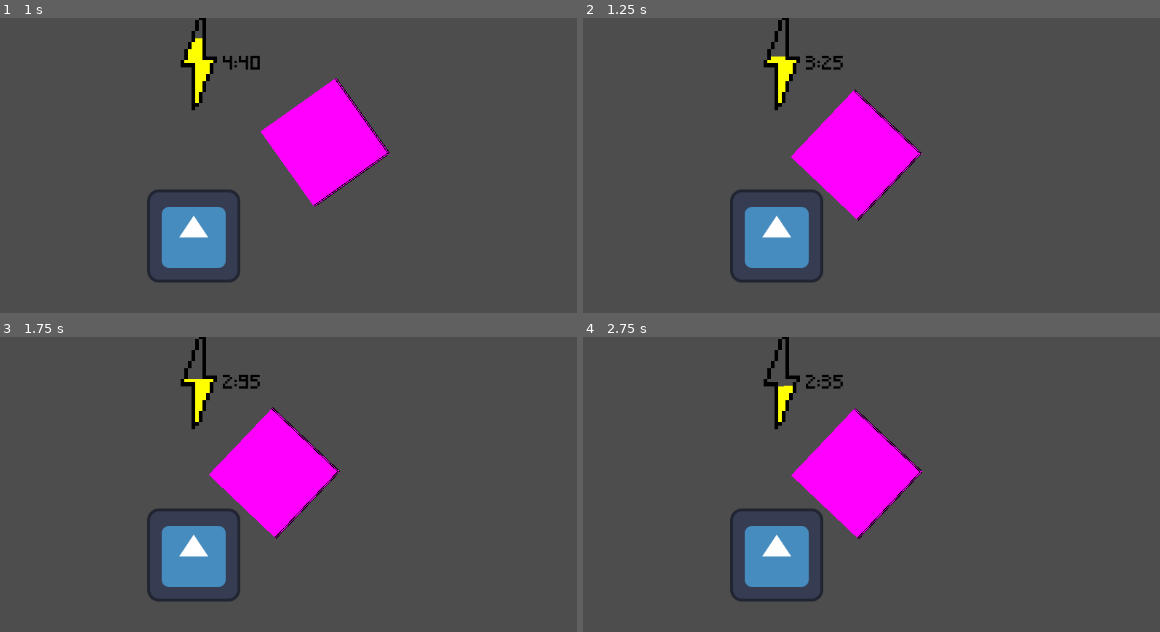
Above: before the commit, frames 1-4 (two rows, left to right).
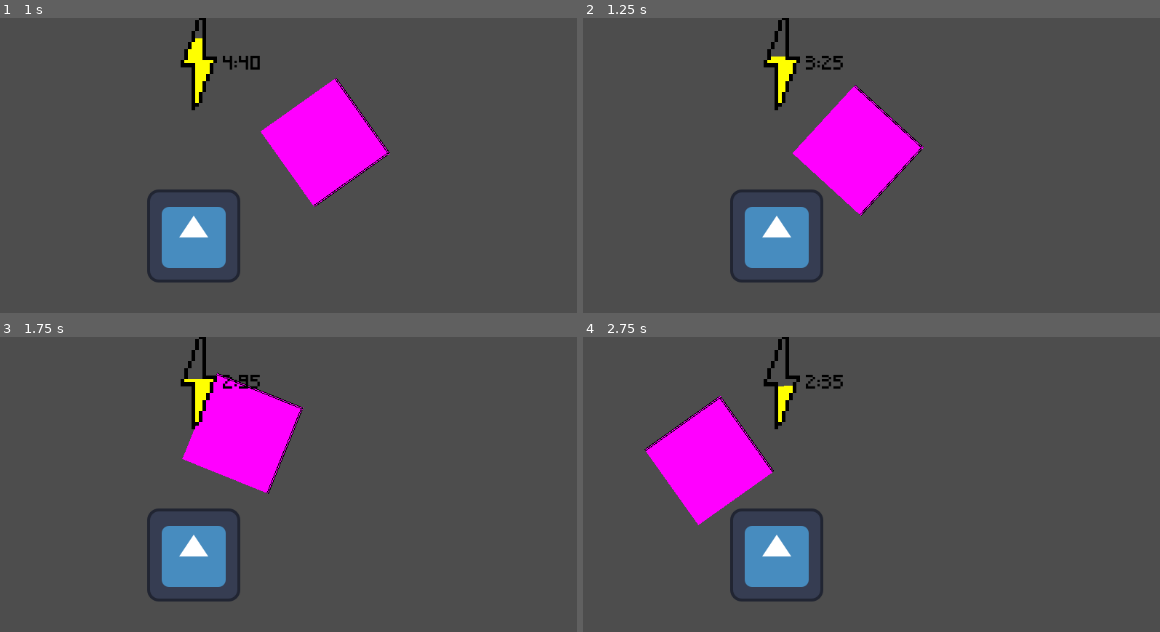
Above: after the commit, the same moments.

Repository: AJISGit/GMTK-2026-Game
Game: Godot game, scene res://scenes/main_scene.tscn
Two runs of this game, one before a commit and one after it. Both use one fixed random seed, a clock stepped at 60 frames per second and the inputs below. The engine's default icon, where the game draws it, is replaced by a stand-in: a white triangle on a blue panel in a dark square.
Inputs:
- Up to frame 1 (1 s): hold D (move_right) from 0.53 s (still down)
- Up to frame 2 (1.25 s): keep holding D (move_right)
- Up to frame 3 (1.75 s): release D (move_right) at 1.28 s; hold S (move_down) from 1.28 s (still down)
- Up to frame 4 (2.75 s): release S (move_down) at 2.03 s; hold D (move_right) from 2.03 s (still down)

Frame 1 is identical in both runs. In frame 2, 1.0% of the frame differs, in the area x 36-60%, y 22-69%; in frame 3, 6.2%; in frame 4, 10%, in the area x 10-59%, y 20-69%.

Commit message:
Make the enemy move away when it hits you so it can hit you again, and also add IFrames

Diff:
--- a/scenes/player.tscn
+++ b/scenes/player.tscn
@@ -35,7 +35,11 @@
 shape = SubResource("RectangleShape2D_tuyoq")
 
 [node name="Timer" type="Timer" parent="." unique_id=2046133336]
-wait_time = 0.009999999999999998
+wait_time = 0.00999999999999999
 autostart = true
 
+[node name="IFrameTimer" type="Timer" parent="." unique_id=403864260]
+wait_time = 2.0
+one_shot = true
+
 [connection signal="timeout" from="Timer" to="." method="_on_timer_timeout"]
--- a/scripts/base_enemy.gd
+++ b/scripts/base_enemy.gd
@@ -36,4 +36,7 @@
 func _on_area_2d_body_entered(body: Node2D) -> void:
 
 	if (body == %Player):
-		body.current_energy -= body_damage
+		body.subtract_energy(body_damage)
+		velocity = Vector2(1.0, 0.0).rotated(rotation) * 300
+		velocity = -velocity
+		move_and_slide()
--- a/scripts/robot.gd
+++ b/scripts/robot.gd
@@ -64,3 +64,9 @@
 		current_energy = 5.0
 	elif (current_energy < 0.0):
 		current_energy = 0.0
+
+
+func subtract_energy(amount: float) -> void:
+	if (!$IFrameTimer.is_stopped()): return
+	current_energy -= amount
+	$IFrameTimer.start()
